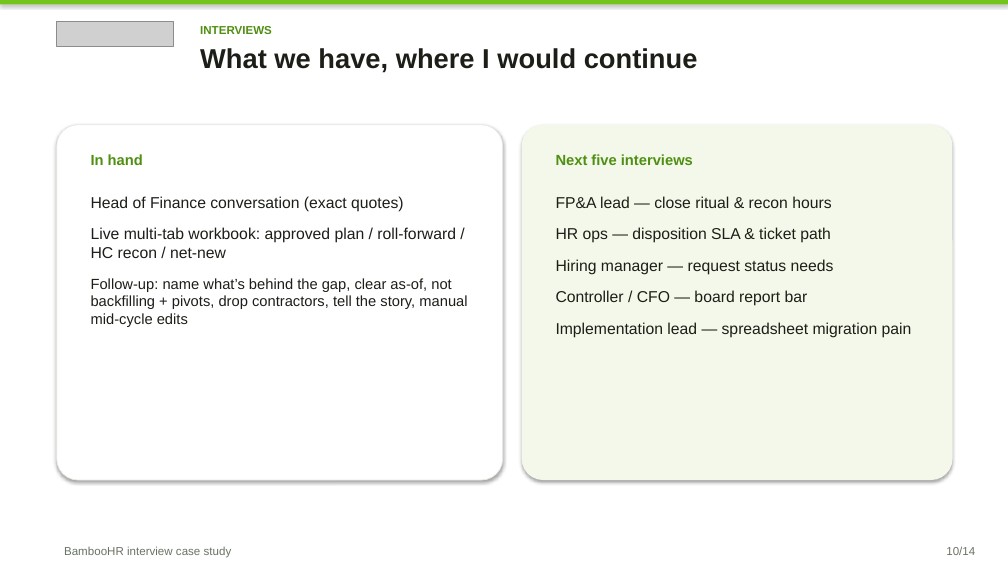
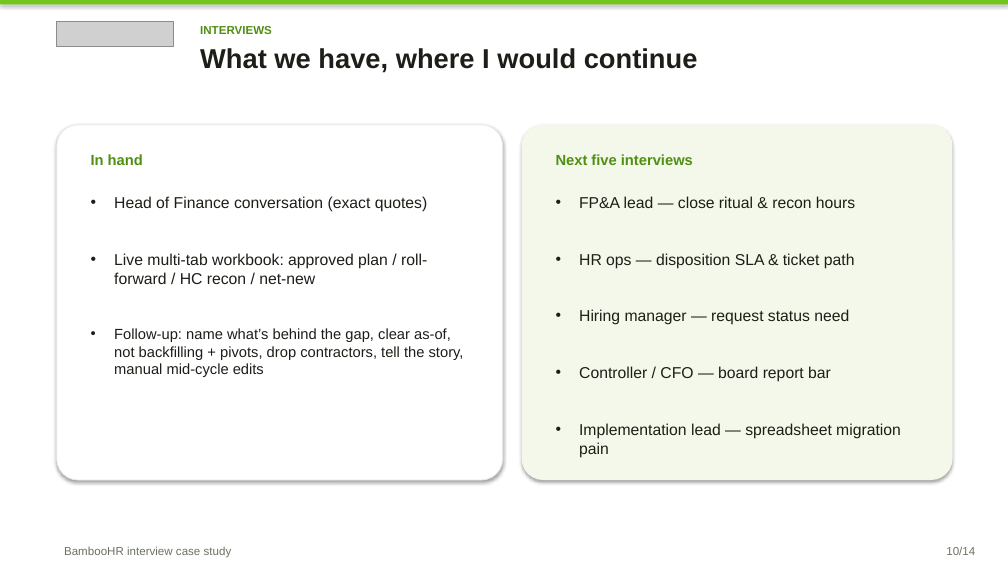
Before and after one commit to Brigdawg/Headcount-Reconciliation, a slide deck: slide 10 of deck/Headcount_Control_Tower_Case_Study.pptx. Drawn at 1008x567 pixels with LibreOffice and Linux fonts; fonts in the diff are those of the drawing; grey boxes stand for pictures. Boxes give left, top, right and bottom in pixels: in the first picture for what was removed or moved away, otherwise in the second. Text is boxed around its words. In the diff, an @@ line names an element or a change of style, - is before the commit and + after.

```diff
--- a/deck/Headcount_Control_Tower_Case_Study.pptx
+++ b/deck/Headcount_Control_Tower_Case_Study.pptx
@@ text "Head of Finance conversation (exact ..." at [114, 196, 464, 377]: bullet none to •; less space between paragraphs @@
@@ text at [579, 196, 901, 458]: bullet none to •; less space between paragraphs @@
@@ text at [579, 309, 849, 325]: text changed @@
-Hiring manager — request status needs
+• Hiring manager — request status need
```
Also in this commit, not shown: 7 other slides changed.
